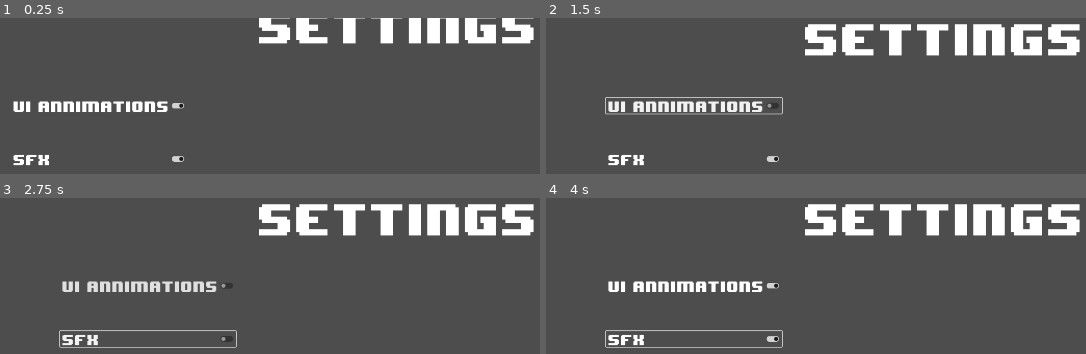
Above: before the commit, frames 1-4 (two rows, left to right).
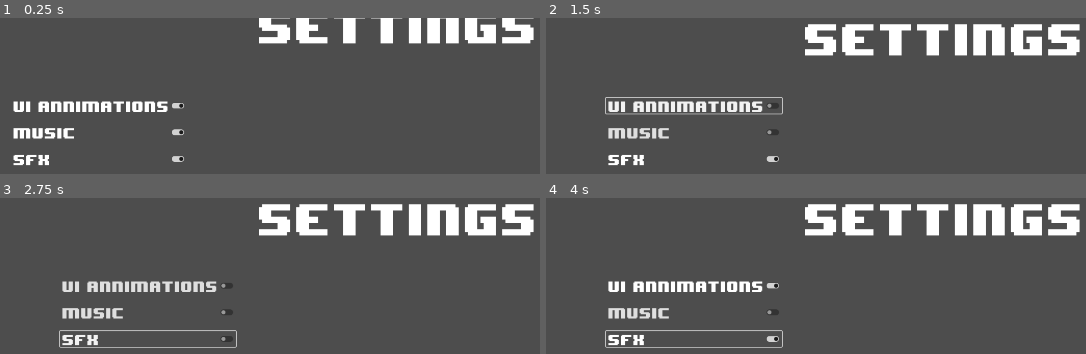
Above: after the commit, the same moments.

Repository: The-Pikmin-nerd/Kubix
Game: Godot game, scene res://Senes/Menus/SettingsMain.tscn
Same seed, same stepped clock (60 frames per second), same inputs: the game is played once before the commit and once after it. This scene is started directly instead of the project's main scene.
Inputs (mouse positions are in pixels of both pictures, inside the frame that each line leads up to):
- Up to frame 1 (0.25 s): no input
- Up to frame 2 (1.5 s): click (691, 131) at 0.5 s, where only the run after the commit has a clickable "Music"; click "Ui Annimations" at 1.25 s
- Up to frame 3 (2.75 s): click "sfx" at 2 s
- Up to frame 4 (4 s): click "Ui Annimations" at 2.75 s; click "sfx" at 3.5 s

The runs differ from the first frame. In frame 1, 0.7% of the frame differs, in the area x 2-35%, y 70-78%; in frame 2, 0.7%; in frame 3, 0.7%; in frame 4, 0.7%.

Commit message:
Add background music to LevelOne and SettingsMain scenes
Introduced AudioStreamPlayer nodes with looping and autoplay enabled for both LevelOne and SettingsMain scenes, providing background music. Added corresponding audio resources and a basic script for the SettingsMain music player.

Diff:
--- a/kubix/Senes/Levels/LevelOne.tscn
+++ b/kubix/Senes/Levels/LevelOne.tscn
@@ -1,10 +1,11 @@
-[gd_scene load_steps=6 format=3 uid="uid://d1vq6ihbo1mu5"]
+[gd_scene load_steps=7 format=3 uid="uid://d1vq6ihbo1mu5"]
 
 [ext_resource type="Script" uid="uid://davd52bn65hxw" path="res://Senes/Levels/level_one.gd" id="1_alkwa"]
 [ext_resource type="PackedScene" uid="uid://brot54c21jpnt" path="res://Assets/Shaders/Vortex/Vortexscene.tscn" id="2_24nka"]
 [ext_resource type="Script" uid="uid://cn4fcsbnefnc7" path="res://Assets/Shaders/Vortex/vortexscene.gd" id="3_o3o41"]
 [ext_resource type="Texture2D" uid="uid://d26hsdltsepkf" path="res://Assets/Sprites/Sprite.png" id="4_3vfci"]
 [ext_resource type="Script" uid="uid://42uqsb4je07v" path="res://Senes/Levels/sprite.gd" id="5_5fdol"]
+[ext_resource type="AudioStream" uid="uid://b25jxs514rpd" path="res://Assets/Sounds/Music/game-8-bit-399898.mp3" id="6_5fdol"]
 
 [node name="LevelOne" type="Node2D"]
 script = ExtResource("1_alkwa")
@@ -20,3 +21,9 @@
 scale = Vector2(1e-05, 1e-05)
 texture = ExtResource("4_3vfci")
 script = ExtResource("5_5fdol")
+
+[node name="Music" type="AudioStreamPlayer2D" parent="."]
+position = Vector2(-424, 416)
+stream = ExtResource("6_5fdol")
+autoplay = true
+parameters/looping = true
--- a/kubix/Senes/Menus/SettingsMain.tscn
+++ b/kubix/Senes/Menus/SettingsMain.tscn
@@ -1,8 +1,23 @@
-[gd_scene load_steps=4 format=3 uid="uid://c67goa1wcx5a2"]
+[gd_scene load_steps=6 format=3 uid="uid://c67goa1wcx5a2"]
 
 [ext_resource type="FontFile" uid="uid://obhs67da4s2u" path="res://Assets/Fonts/8-BIT WONDER.TTF" id="1_rj518"]
 [ext_resource type="Script" uid="uid://ddsi6b67sx5d1" path="res://Senes/Menus/label.gd" id="2_hrwdj"]
 [ext_resource type="Script" uid="uid://claxvt6jfldl3" path="res://Senes/Menus/node_2d.gd" id="3_5bda4"]
+[ext_resource type="AudioStream" uid="uid://dqpwefuu8c8j6" path="res://Assets/Sounds/Music/8-bit-dungeon-251388.mp3" id="4_nm2ri"]
+
+[sub_resource type="GDScript" id="GDScript_nm2ri"]
+script/source = "extends AudioStreamPlayer
+
+
+# Called when the node enters the scene tree for the first time.
+func _ready() -> void:
+	pass # Replace with function body.
+
+
+# Called every frame. 'delta' is the elapsed time since the previous frame.
+func _process(delta: float) -> void:
+	pass
+"
 
 [node name="SettingsMain" type="Node2D"]
 
@@ -40,7 +55,6 @@
 text = "Ui Annimations"
 
 [node name="MUSIC" type="CheckButton" parent="Node2D"]
-visible = false
 custom_minimum_size = Vector2(-0.105, 0)
 layout_direction = 4
 anchors_preset = 1
@@ -73,3 +87,9 @@
 theme_override_font_sizes/font_size = 30
 button_pressed = true
 text = "sfx"
+
+[node name="SettingMusic" type="AudioStreamPlayer" parent="."]
+stream = ExtResource("4_nm2ri")
+autoplay = true
+parameters/looping = true
+script = SubResource("GDScript_nm2ri")
